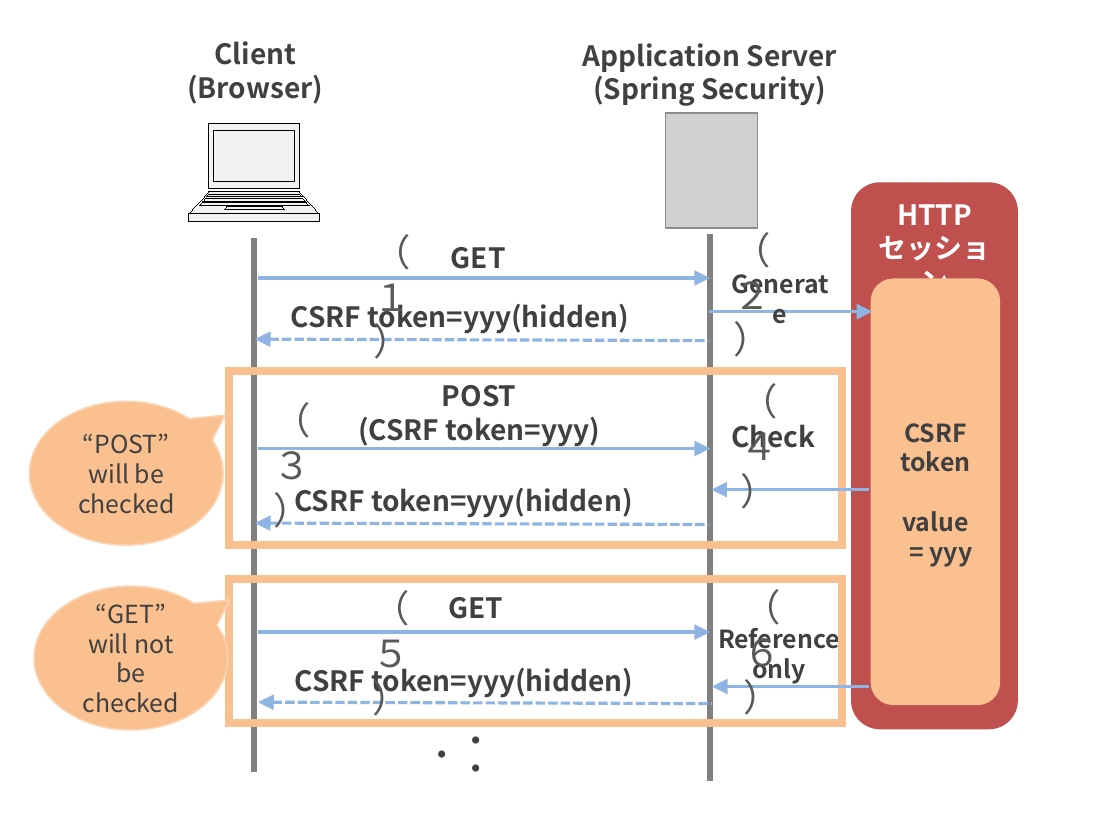
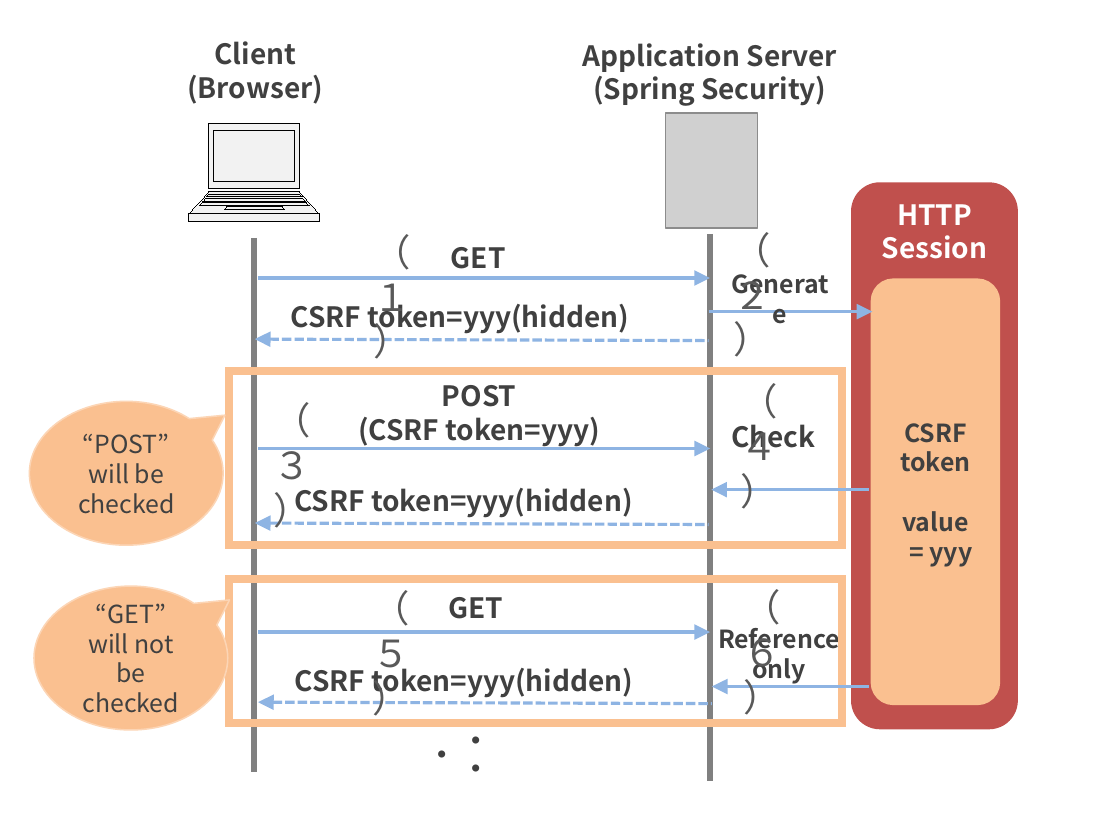
Before and after one commit to ynojima/guideline, a slide deck: slide 1 of source/Security/images_CSRF/materialCSRF.pptx. Drawn at 1120x840 pixels with LibreOffice and Linux fonts; fonts in the diff are those of the drawing; grey boxes stand for pictures. Boxes give left, top, right and bottom in pixels: in the first picture for what was removed or moved away, otherwise in the second. Text is boxed around its words. In the diff, an @@ line names an element or a change of style, - is before the commit and + after.

```diff
--- a/source/Security/images_CSRF/materialCSRF.pptx
+++ b/source/Security/images_CSRF/materialCSRF.pptx
@@ text in rounded rectangle at <box>882,235,987,259</box>: text changed @@
-セッション
+Session
```
Also in this commit, not shown: 1 other file.
